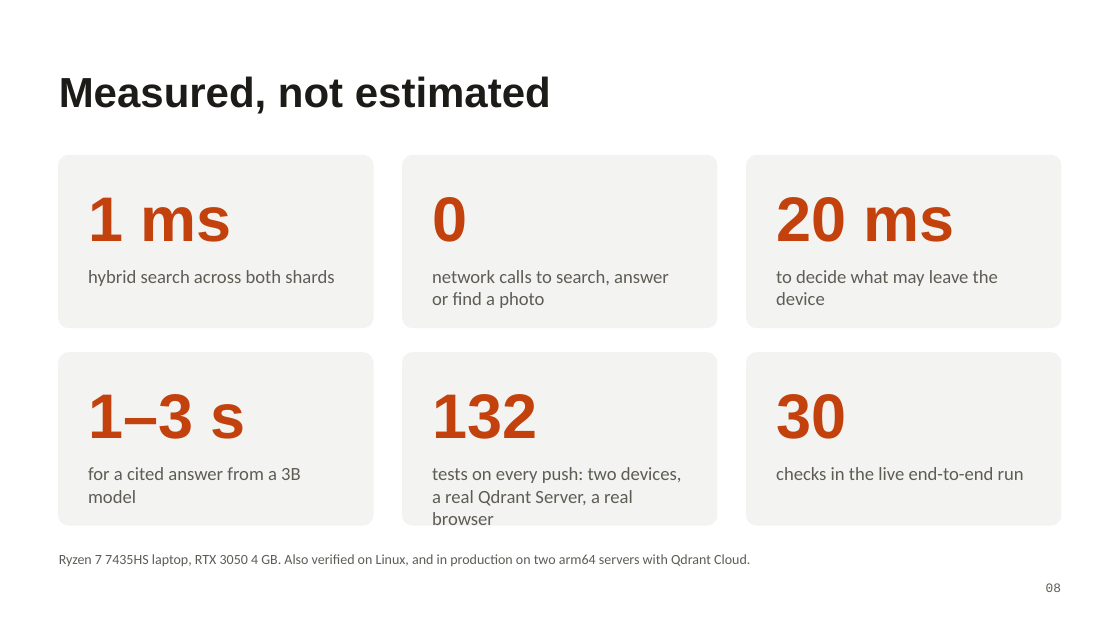
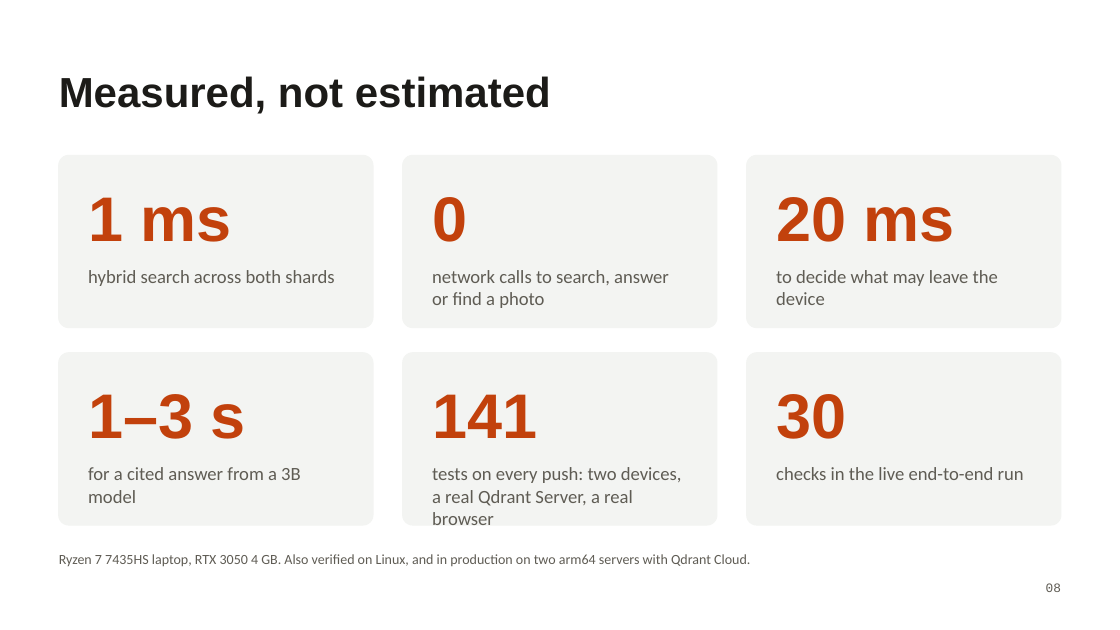
Before and after one commit to yabhinav1/fieldmind, a slide deck: slide 8 of docs/FieldMind-Compilers.pptx. Drawn at 1120x630 pixels with LibreOffice and Linux fonts; fonts in the diff are those of the drawing. Boxes give left, top, right and bottom in pixels: in the first picture for what was removed or moved away, otherwise in the second. Text is boxed around its words. In the diff, an @@ line names an element or a change of style, - is before the commit and + after.

```diff
--- a/docs/FieldMind-Compilers.pptx
+++ b/docs/FieldMind-Compilers.pptx
@@ text at (x1=432, y1=394, x2=537, y2=438): text changed @@
-132
+141
```
Also in this commit, not shown: 1 other slide changed, 23 other files.
